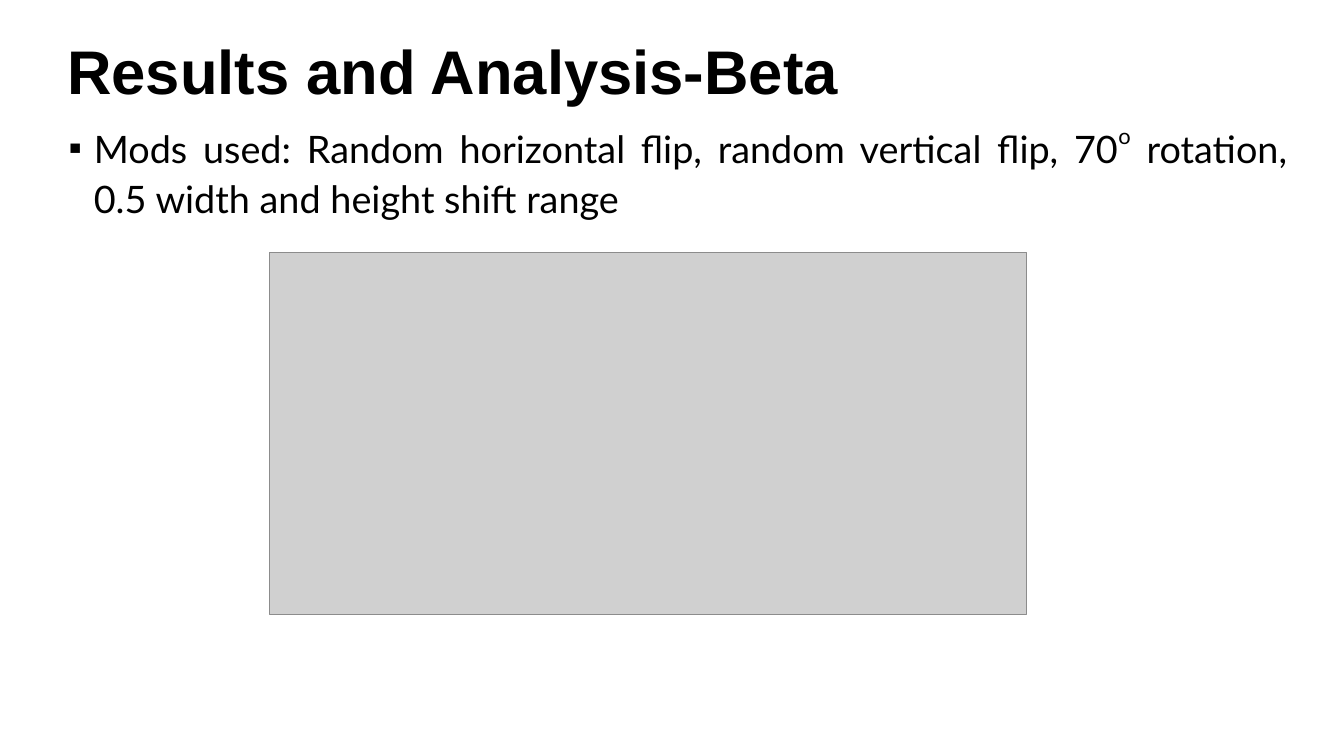
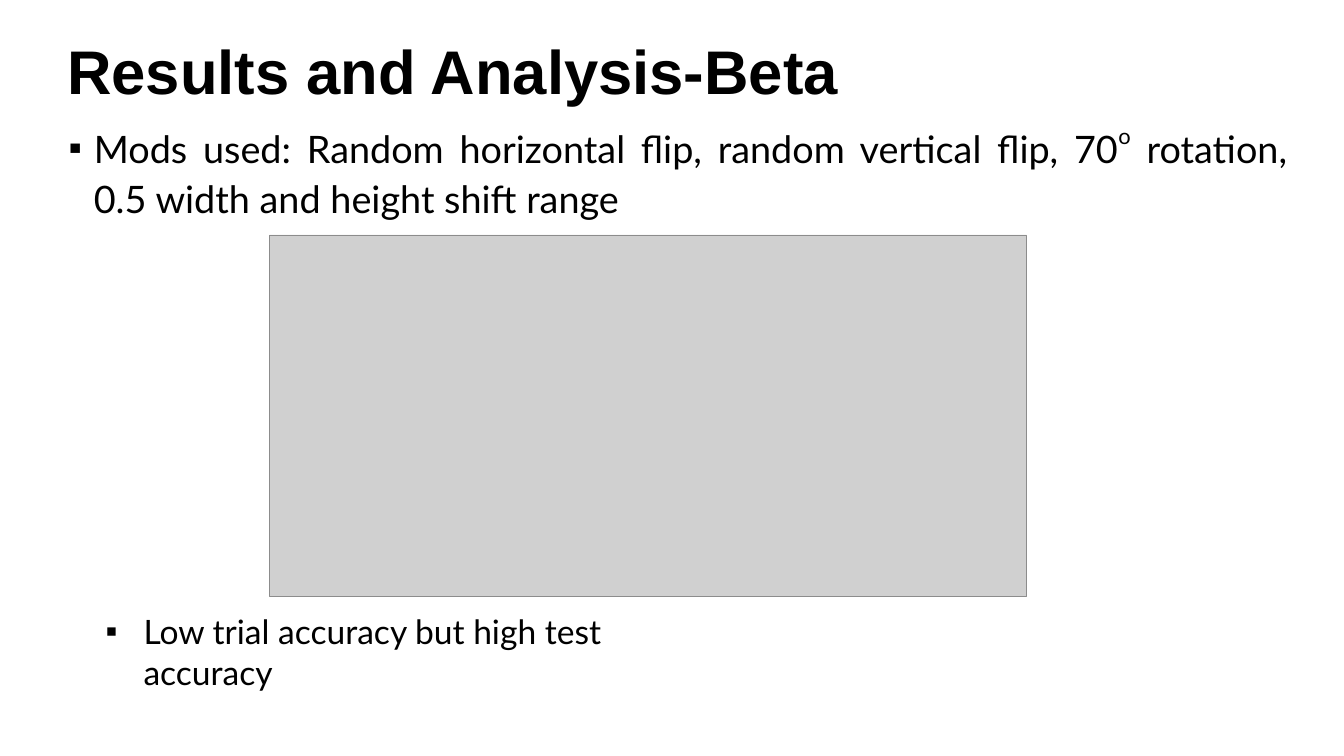
Before and after one commit to imarquez7891/MLSpring2018, a slide deck: slide 17 of MLPresentaion.pptx. Drawn at 1344x756 pixels with LibreOffice and Linux fonts; fonts in the diff are those of the drawing; grey boxes stand for pictures; background and template pictures are left out. Boxes give left, top, right and bottom in pixels: in the first picture for what was removed or moved away, otherwise in the second. Text is boxed around its words. In the diff, an @@ line names an element or a change of style, - is before the commit and + after.

```diff
--- a/MLPresentaion.pptx
+++ b/MLPresentaion.pptx
@@ picture: place and size @@
-picture at (270,252,1027,614)
+picture at (270,235,1027,597)
@@ text added at (144,619,601,691), 48 pt, text #000000 @@
+▪ Low trial accuracy but high test accuracy
```
Also in this commit, not shown: 10 other slides changed.
